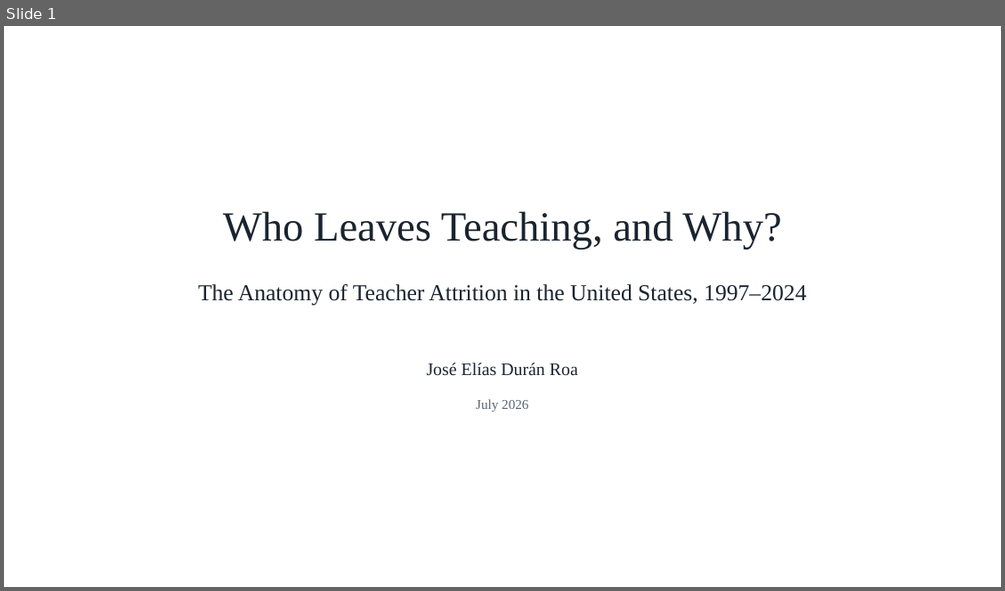
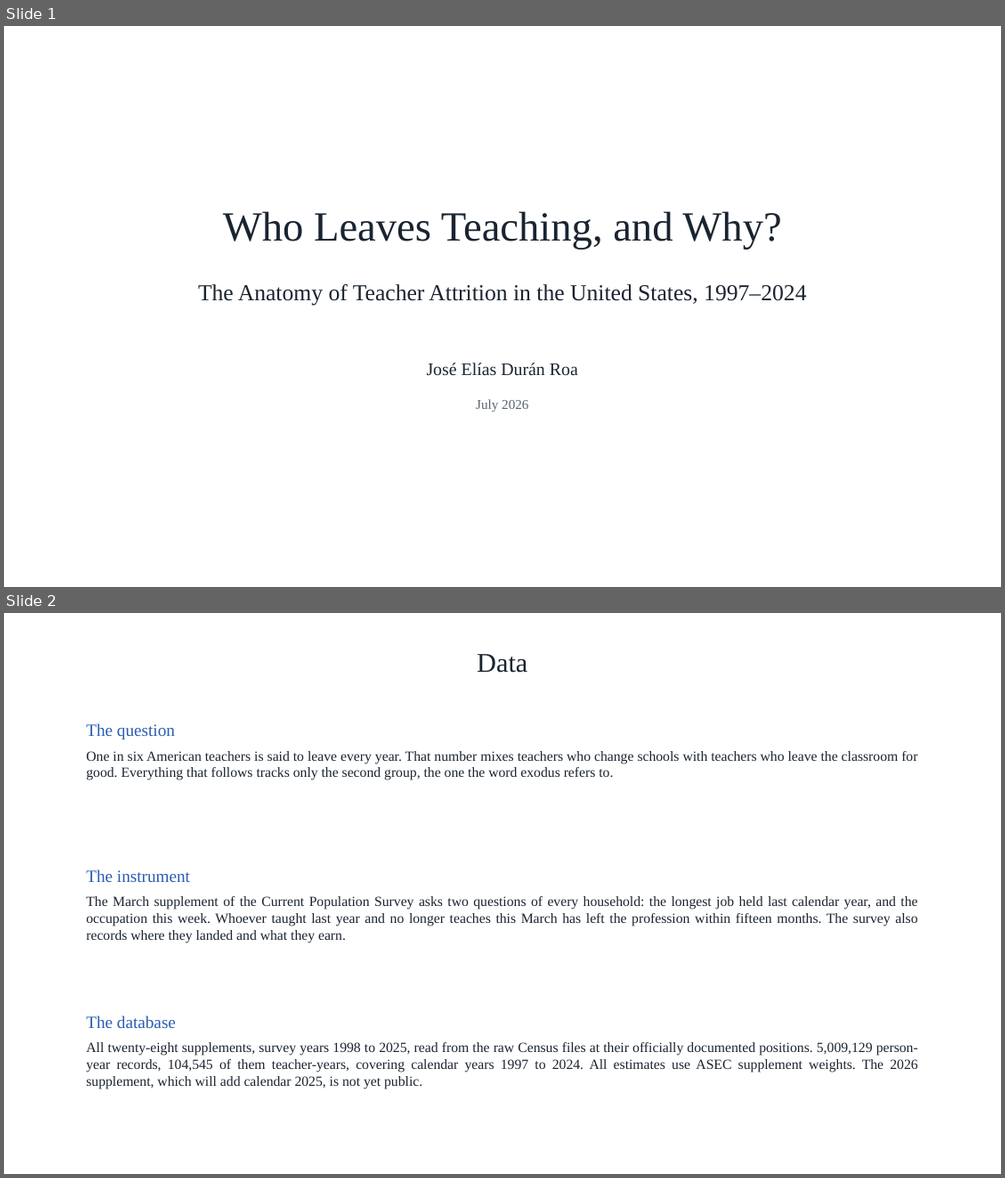
Before and after one commit to jedr1-ship-it/Alternative-Pathways----Quant, a slide deck: report/teacher_attrition_figures.pptx. Shown one above the other, each under a label of ours: slide 1 before the commit, slides 1 and 2 after it. The pictures are 1005x591 and 1005x1178 pixels, drawn with LibreOffice and Linux fonts; fonts in the diff are those of the drawing. Boxes give left, top, right and bottom in pixels: in the first picture for what was removed or moved away, otherwise in the second. Text is boxed around its words. In the diff, an @@ line names an element or a change of style, - is before the commit and + after.

```diff
--- a/report/teacher_attrition_figures.pptx
+++ b/report/teacher_attrition_figures.pptx
@@ slide 2 added at (x1=4, y1=613, x2=1001, y2=1174), background #FFFFFF @@
@@ text added at (x1=477, y1=654, x2=527, y2=673), 26 pt, text #1A2430 @@
+Data
@@ text added at (x1=86, y1=723, x2=175, y2=739), 16.5 pt, text #2A5DB0 @@
+The question
@@ text added at (x1=86, y1=751, x2=917, y2=780), 13.5 pt, text #1A2430 @@
+One in six American teachers is said to leave every year. That number mixes teachers who change schools with teachers who leave the classroom for good. Everything that follows tracks only the second group, the one the word exodus refers to.
@@ text added at (x1=86, y1=869, x2=190, y2=882), 16.5 pt, text #2A5DB0 @@
+The instrument
@@ text added at (x1=86, y1=896, x2=917, y2=943), 13.5 pt, text #1A2430 @@
+The March supplement of the Current Population Survey asks two questions of every household: the longest job held last calendar year, and the occupation this week. Whoever taught last year and no longer teaches this March has left the profession within fifteen months. The survey also records where they landed and what they earn.
@@ text added at (x1=86, y1=1015, x2=176, y2=1028), 16.5 pt, text #2A5DB0 @@
+The database
@@ text added at (x1=86, y1=1042, x2=918, y2=1088), 13.5 pt, text #1A2430 @@
+All twenty-eight supplements, survey years 1998 to 2025, read from the raw Census files at their officially documented positions. 5,009,129 person-year records, 104,545 of them teacher-years, covering calendar years 1997 to 2024. All estimates use ASEC supplement weights. The 2026 supplement, which will add calendar 2025, is not yet public.
```
